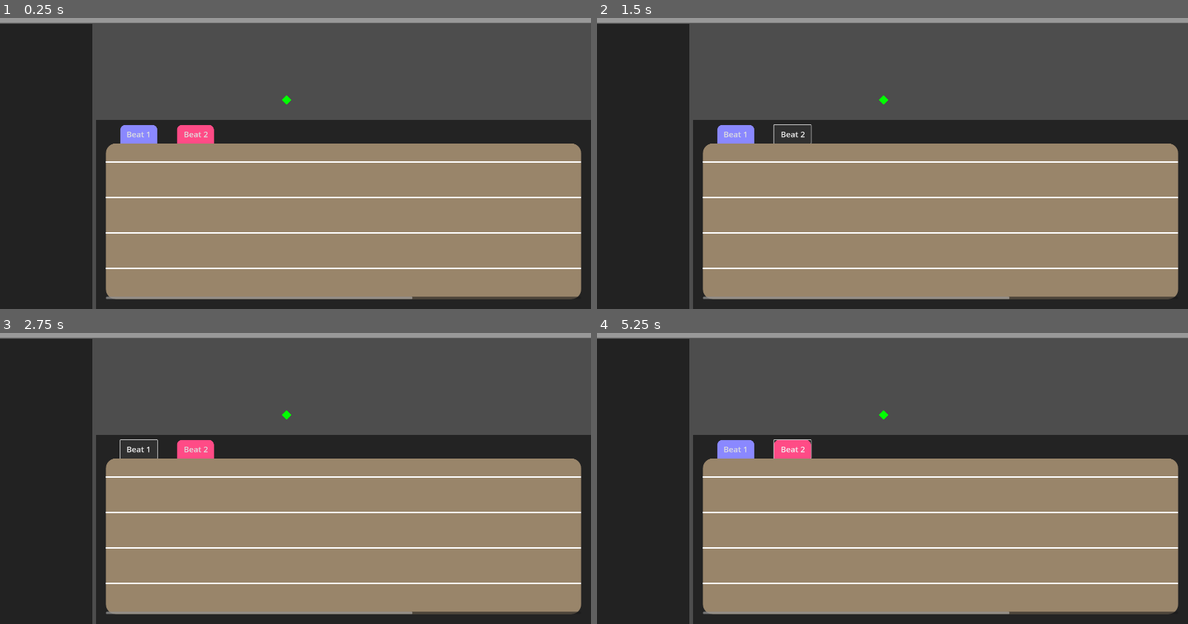
Above: before the commit, frames 1-4 (two rows, left to right).
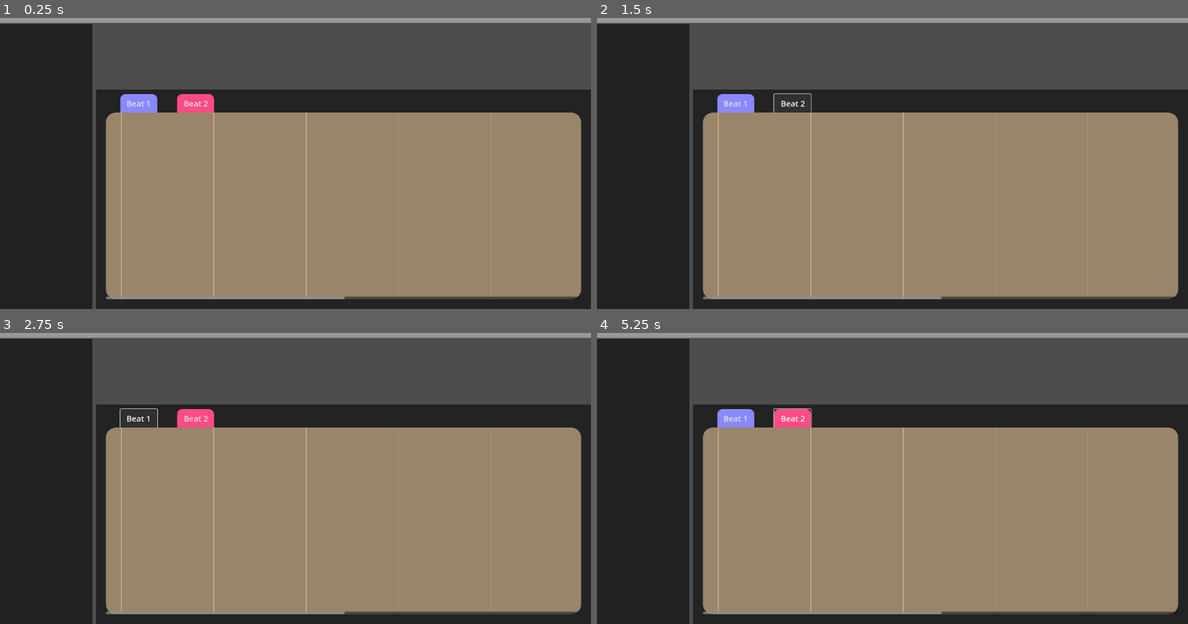
Above: after the commit, the same moments.

Repository: eel-in-denial/beat-skater
Game: Godot game, scene res://level_editor/level_editor.tscn
Two runs of this game, one before a commit and one after it. Both use one fixed random seed, a clock stepped at 60 frames per second and the inputs below. This scene is started directly instead of the project's main scene. Sound files missing from this copy of the repository are replaced by a short silence.
Inputs (mouse positions are in pixels of both pictures, inside the frame that each line leads up to):
- Up to frame 1 (0.25 s): no input
- Up to frame 2 (1.5 s): click "Beat 1" at 0.5 s; click "Beat 2" at 1.25 s
- Up to frame 3 (2.75 s): click "Beat 1" at 2 s
- Up to frame 4 (5.25 s): click "Beat 2" at 2.75 s; click "Beat 1" at 3.5 s; click "Beat 2" at 4.25 s; tap Enter at 5 s; drag from (939, 536) to (951, 385) at 5.02 s

The runs differ from the first frame. In frame 1, 17% of the frame differs, in the area x 16-100%, y 24-97%; in frame 2, 17%; in frame 3, 17%; in frame 4, 17%.

Commit message:
iefjnrf
gfchgvjb

Diff:
--- a/level_editor/beat_editor.gd
+++ b/level_editor/beat_editor.gd
@@ -6,25 +6,53 @@
 var is_right_mouse_held := false
 var snapping := 1.0
 var num_lanes: int = 4
-var min_lane_height := 50.0
+var min_lane_height := 40.0
 var lane_height := 100.0
 var bottom_margin := 100.0
 var top_margin := 50.0
+var left_margin := 50.0
+var bar_width := 300.0
+var beat_position := 0.0
+var total_bars: int = 8
+
+var lane_y_positions: Array[float] = []
 
 # Called when the node enters the scene tree for the first time.
 func _ready() -> void:
-	pass # Replace with function body.
-
+	for i in range(num_lanes):
+		lane_y_positions.append(0.0)
+	update_lanes()
+	update_bars()
 
 # Called every frame. 'delta' is the elapsed time since the previous frame.
 func _process(delta: float) -> void:
-	lane_height = maxf((size.y - bottom_margin - top_margin - 10) / (num_lanes - 1), min_lane_height)
+	print(lane_y_positions)
 	queue_redraw()
 
+func update_lanes():
+	lane_height = max(min_lane_height, (size.y - bottom_margin)/num_lanes)
+	for i in range(num_lanes):
+		lane_y_positions[i] = size.y - (i*lane_height) - bottom_margin
+	print(lane_y_positions)
+
+func update_bars():
+	pass
+
 func _draw() -> void:
-	for i in range(num_lanes):
-		if size.y - (i*lane_height) - bottom_margin > top_margin:
-			draw_line(Vector2(0, size.y - (i*lane_height) - bottom_margin), Vector2(size.x, size.y - (i*lane_height) - bottom_margin), Color.WHITE, 5)
+	for y_pos in lane_y_positions:
+		if y_pos > top_margin:
+			draw_line(Vector2(0, y_pos), Vector2(size.x, y_pos), Color.WHITE, 5)
+	for i in range(ceil((size.x - left_margin*2)/bar_width)):
+		var x = left_margin + (i + beat_position - int(beat_position))*bar_width
+		draw_line(Vector2(x, 0), Vector2(x, size.y), Color.BURLYWOOD, 2)
 func _on_gui_input(event: InputEvent) -> void:
 	if event.is_action_pressed("left_click"):
 		print(size)
+
+
+func _on_v_split_container_dragged(offset: int) -> void:
+	update_lanes()
+
+
+func _on_h_scroll_bar_scrolling() -> void:
+	update_bars()
--- a/level_editor/level_editor.tscn
+++ b/level_editor/level_editor.tscn
@@ -83,7 +83,7 @@
 layout_mode = 2
 
 [node name="LevelWindow" type="Control" parent="CanvasLayer/UIContainer/HBoxContainer/VSplitContainer"]
-custom_minimum_size = Vector2(1000, 300)
+custom_minimum_size = Vector2(1000, 200)
 layout_mode = 2
 mouse_filter = 1
 
@@ -135,19 +135,18 @@
 theme_override_styles/panel = SubResource("StyleBoxFlat_shrsc")
 script = ExtResource("3_shrsc")
 
-[node name="ScrollContainer" type="ScrollContainer" parent="CanvasLayer/UIContainer/HBoxContainer/VSplitContainer/BeatEditorPanel/MarginContainer/VBoxContainer/Beat_Editor"]
+[node name="HScrollBar" type="HScrollBar" parent="CanvasLayer/UIContainer/HBoxContainer/VSplitContainer/BeatEditorPanel/MarginContainer/VBoxContainer/Beat_Editor"]
 layout_mode = 1
-anchors_preset = 15
+anchors_preset = 12
+anchor_top = 1.0
 anchor_right = 1.0
 anchor_bottom = 1.0
+offset_top = -8.0
 grow_horizontal = 2
-grow_vertical = 2
-horizontal_scroll_mode = 2
-vertical_scroll_mode = 0
+grow_vertical = 0
+max_value = 8.0
+page = 4.0
 
-[node name="Control" type="Control" parent="CanvasLayer/UIContainer/HBoxContainer/VSplitContainer/BeatEditorPanel/MarginContainer/VBoxContainer/Beat_Editor/ScrollContainer"]
-custom_minimum_size = Vector2(2400, 0)
-layout_mode = 2
-size_flags_vertical = 3
-
+[connection signal="dragged" from="CanvasLayer/UIContainer/HBoxContainer/VSplitContainer" to="CanvasLayer/UIContainer/HBoxContainer/VSplitContainer/BeatEditorPanel/MarginContainer/VBoxContainer/Beat_Editor" method="_on_v_split_container_dragged"]
 [connection signal="gui_input" from="CanvasLayer/UIContainer/HBoxContainer/VSplitContainer/BeatEditorPanel/MarginContainer/VBoxContainer/Beat_Editor" to="CanvasLayer/UIContainer/HBoxContainer/VSplitContainer/BeatEditorPanel/MarginContainer/VBoxContainer/Beat_Editor" method="_on_gui_input"]
+[connection signal="scrolling" from="CanvasLayer/UIContainer/HBoxContainer/VSplitContainer/BeatEditorPanel/MarginContainer/VBoxContainer/Beat_Editor/HScrollBar" to="CanvasLayer/UIContainer/HBoxContainer/VSplitContainer/BeatEditorPanel/MarginContainer/VBoxContainer/Beat_Editor" method="_on_h_scroll_bar_scrolling"]
